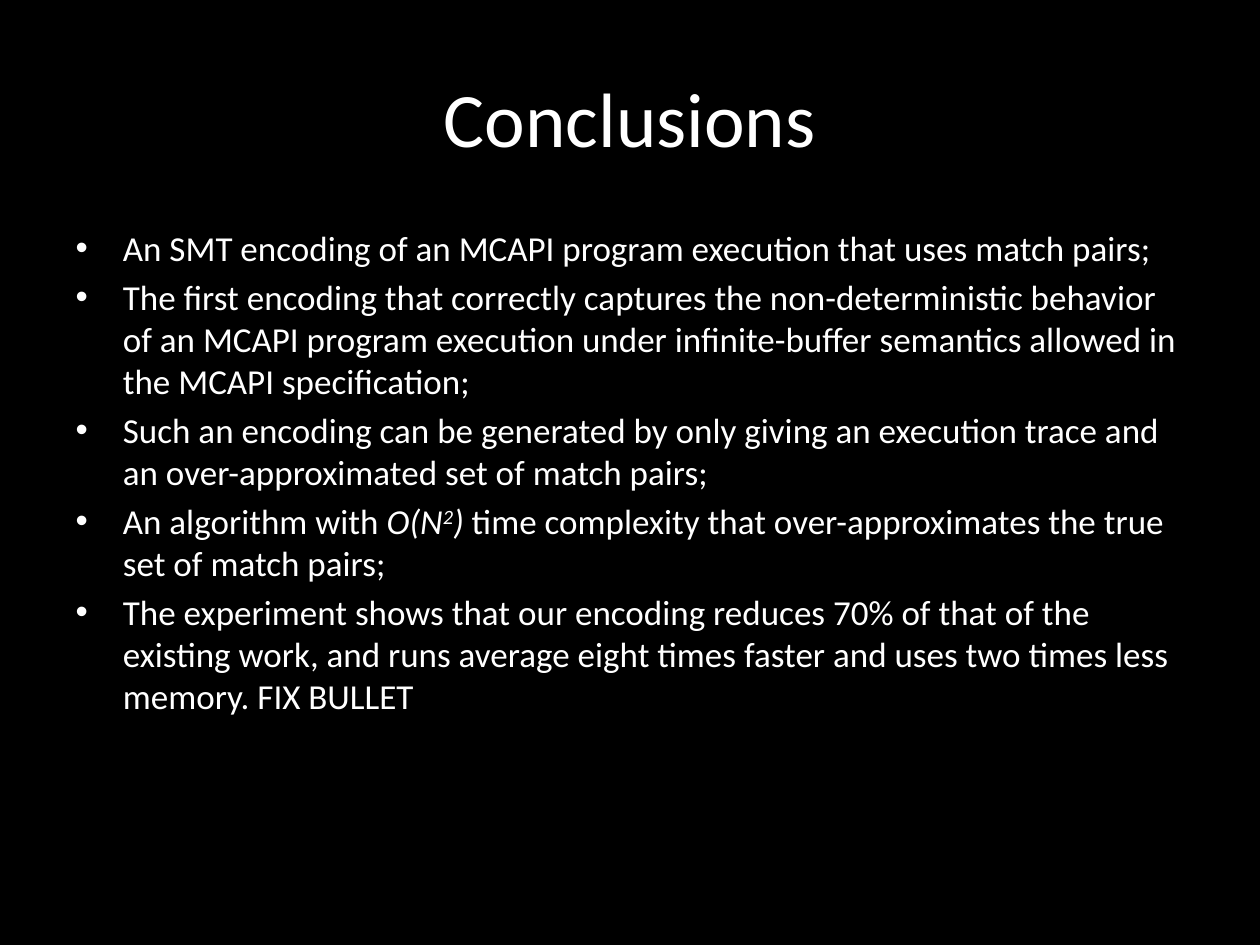
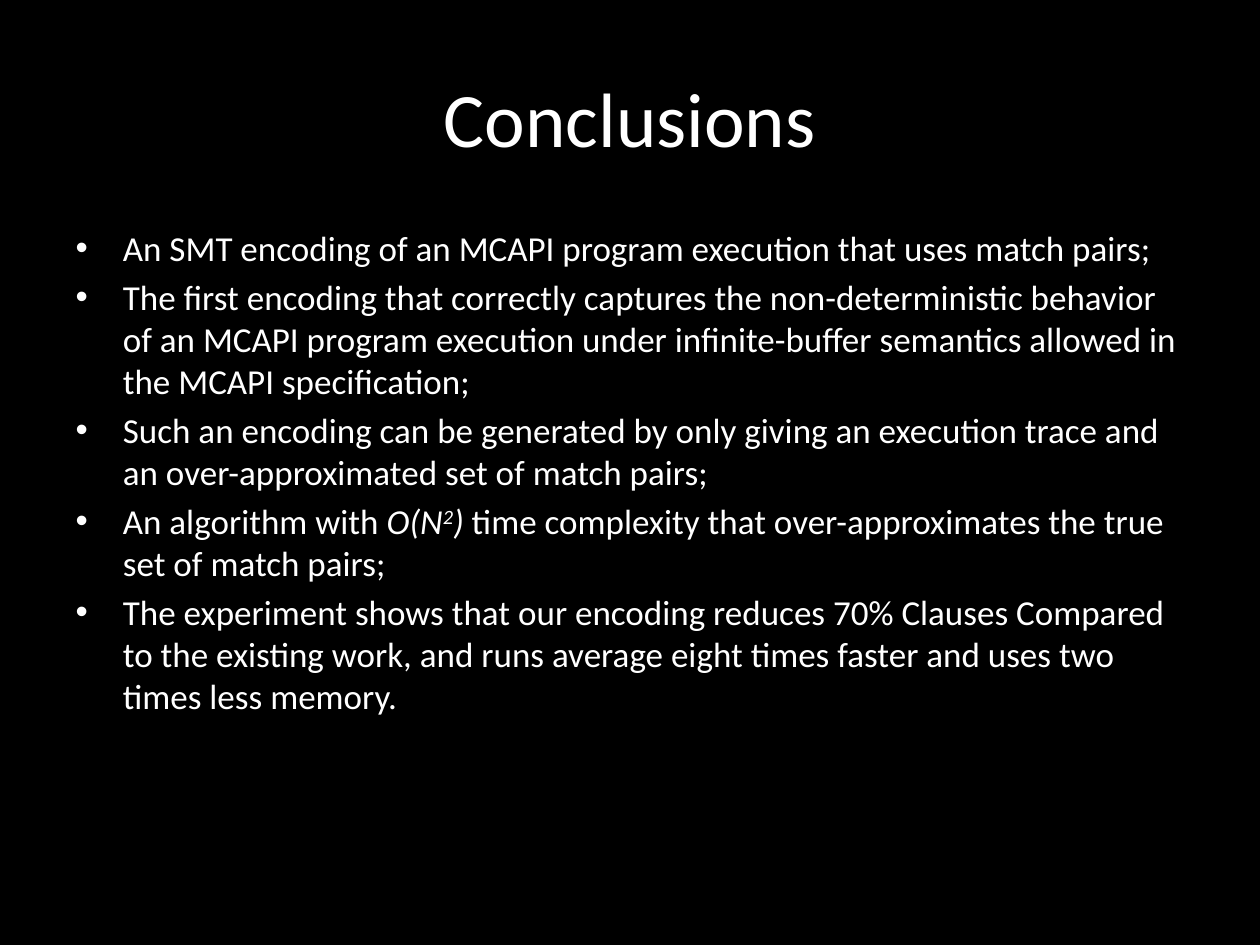
Before and after one commit to ericmercer/MP-trace-language, a slide deck: slide 31 of presentations/Qual_2012_YuHuang.pptx. Drawn at 1260x945 pixels with LibreOffice and Linux fonts; fonts in the diff are those of the drawing. Boxes give left, top, right and bottom in pixels: in the first picture for what was removed or moved away, otherwise in the second. Text is boxed around its words. In the diff, an @@ line names an element or a change of style, - is before the commit and + after.

```diff
--- a/presentations/Qual_2012_YuHuang.pptx
+++ b/presentations/Qual_2012_YuHuang.pptx
@@ text at (123, 600, 1164, 715): text changed @@
-• The experiment shows that our encoding reduces 70% of that of the existing work, and runs average eight times faster and uses two times less memory. FIX BULLET
+• The experiment shows that our encoding reduces 70% Clauses Compared to the existing work, and runs average eight times faster and uses two times less memory.
```
Also in this commit, not shown: 9 other slides changed.
